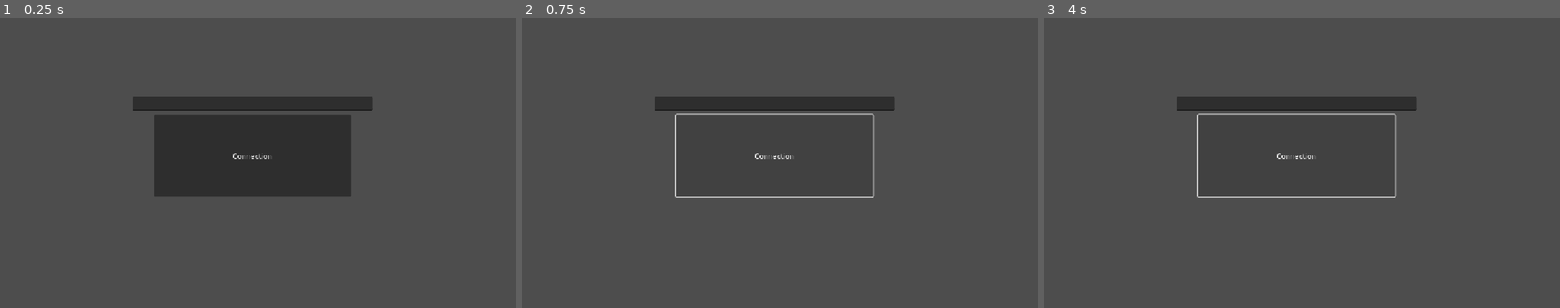
Above: before the commit, frames 1-3 (left to right).
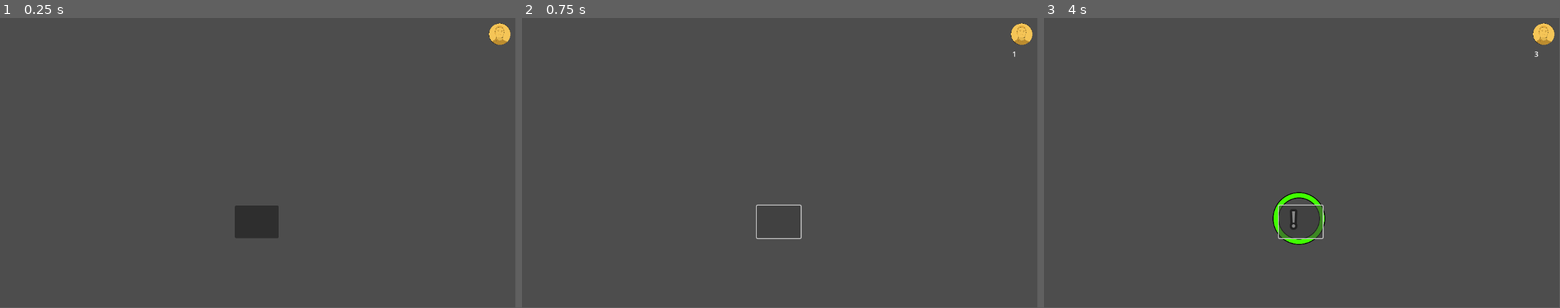
Above: after the commit, the same moments.

Repository: Jon-Anbuckle/EngineerSpaceGame
Game: Godot game, scene res://scene/quick_time.tscn
Two runs of this game, one before a commit and one after it. Both use one fixed random seed, a clock stepped at 60 frames per second and the inputs below. Before the commit the project starts from res://connection.tscn.
Inputs (mouse positions are in pixels of both pictures, inside the frame that each line leads up to; where the layout moved, square brackets give the same spot in the first picture):
- Up to frame 1 (0.25 s): no input
- Up to frame 2 (0.75 s): click (780, 221) [774, 157] at 0.5 s
- Up to frame 3 (4 s): click (1302, 221) [1296, 157] at 1.25 s; click (1302, 221) [1296, 157] at 2 s; tap Q at 2.85, 3.8 s; tap E at 3.05, 3.6 s
The window is 800x450 before the commit and 799x449 after it. Grey fills any space a smaller window leaves; there, only what the larger window draws over its background counts as a difference.

The runs differ from the first frame. In frame 1, 14% of the frame differs, in the area x 25-99%, y 1-76%; in frame 2, 3.3%; in frame 3, 3.9%.
Error before the commit: Trying to assign value of type 'Nil' to a variable of type 'String'. (res://client.gd:55)
Error after the commit: Invalid access to property or key 'position' on a base object of type 'Nil'. (res://script/quick_time.gd:24)

Commit message:
First upload (thomas)
First upload from thomas and the last one

Diff:
--- /dev/null
+++ b/::6ph1x.gdshader
@@ -0,0 +1,14 @@
+shader_type canvas_item;
+
+void vertex() {
+	// Called for every vertex the material is visible on.
+}
+
+void fragment() {
+	// Called for every pixel the material is visible on.
+}
+
+//void light() {
+//	// Called for every pixel for every light affecting the CanvasItem.
+//	// Uncomment to replace the default light processing function with this one.
+//}
--- a/project.godot
+++ b/project.godot
@@ -11,18 +11,6 @@
 [application]
 
 config/name="New Game Project"
-run/main_scene="uid://cswr7aui541aa"
+run/main_scene="uid://o715nfq0ecx8"
 config/features=PackedStringArray("4.5", "Forward Plus")
 config/icon="res://icon.svg"
-
-[autoload]
-
-global_client_TEngineer="*res://client.gd"
-
-[display]
-
-window/stretch/mode="canvas_items"
-
-[rendering]
-
-textures/canvas_textures/default_texture_filter=0
--- /dev/null
+++ b/qte.gd
@@ -0,0 +1,60 @@
+extends Control
+
+signal finished(success)
+
+@export var keyString: String = "!"
+@export var keyCode: Key = KEY_Q
+@export var eventDuration := 0.5
+@export var displayDuration := 0.5
+
+@onready var color_rect: ColorRect = %ColorRect
+@onready var key_label: Label = %Label
+@onready var success_label: Label = %Success_Label
+
+var tween = create_tween()
+var success = false
+
+func _ready() -> void:
+	print("DHAJND")
+	visible = true
+	add_to_group("QTE")
+	key_label.text = keyString
+
+	await _animation()
+
+	if not success:
+		hide()
+
+func _animation():
+	tween.tween_property(color_rect, "material:shader_parameter/;value" , 0, eventDuration)
+
+	await tween.finished
+
+func _input(event: InputEvent) -> void:
+	pass
+	#if Input.is_key_pressed(keyCode) and not success_label.visible:
+		#success_label.show()
+		#tween.kill()
+		#success = true
+
+		#await get_tree().create_timer(displayDuration).timeout
+
+		#hide()
+
+
+func _on_button_button_down() -> void:
+	if not success_label.visible:
+		success_label.show()
+		tween.kill()
+		success = true
+
+		await get_tree().create_timer(displayDuration).timeout
+
+		hide()
+	pass # Replace with function body.
+
+func _on_button_pressed()-> void:
+	#QTEINT.position.x = randi_range(0,200)
+	#$Button.position.x = QTEINT.position.x
+	#$Button.position.y = QTEINT.position.y
+	pass
--- /dev/null
+++ b/qte_scene.gd
@@ -0,0 +1,41 @@
+extends Control
+
+@onready var timer: Timer = $Timer
+
+const QTE = preload("res://scene/qte.tscn")
+
+#var keyList = [
+	#{"keyString": "Q", "keyCode": KEY_Q},"
+	#{"keyString": "E", "keyCode": KEY_E},"
+	#{"keyString": "E", "keyCode": KEY_E},"
+	#{"keyString": "Q", "keyCode": KEY_Q},"
+	#{"keyString": "Q", "keyCode": KEY_E},
+	#{"keyString": "E", "keyCode": KEY_E},
+	#{"keyString": "E", "keyCode": KEY_E},
+#	{"keyString": "Q", "keyCode": KEY_Q},
+#]
+
+var count = 0
+var keyPressedList = []
+
+
+func _on_timer_timeout() -> void:
+	#if count == keyList():
+		#timer.stop()
+		#return
+
+	var keyNode = QTE.instantiate()
+	keyNode.finished.connect(_on_key_finished)
+	#keyNode.keyCode = keyList[count].keycode
+	#keyNode.keyString = keyList[count].keyString
+
+	add_child(keyNode)
+
+	count += 1
+
+func _on_key_finished(keySucess):
+	print("KDJAKDKJA")
+	keyPressedList.append(keySucess)
+	get_parent().currency = get_parent().currency + 1
+	get_parent().currency_text.text = "{0}".format([get_parent().currency])
+	get_parent().QTE_STATE = false
--- /dev/null
+++ b/qte_scene.tscn
@@ -0,0 +1,15 @@
+[gd_scene load_steps=2 format=3 uid="uid://cdhvxpixt5pmv"]
+
+[ext_resource type="Script" uid="uid://dtoh32eid3jiy" path="res://qte_scene.gd" id="1_3flok"]
+
+[node name="QteScene" type="Control"]
+layout_mode = 3
+anchors_preset = 15
+anchor_right = 1.0
+anchor_bottom = 1.0
+grow_horizontal = 2
+grow_vertical = 2
+script = ExtResource("1_3flok")
+
+[node name="Timer" type="Timer" parent="."]
+autostart = true
--- /dev/null
+++ b/scene/coin.tscn
@@ -0,0 +1,19 @@
+[gd_scene load_steps=4 format=3 uid="uid://bukgnhyimuo2t"]
+
+[ext_resource type="Script" uid="uid://bm00ylvmrjte2" path="res://script/coin.gd" id="1_w0hy4"]
+[ext_resource type="Texture2D" uid="uid://dbjko8xgr5ko7" path="res://Assets/Screenshot 2025-11-11 at 1.11.17 pm.png" id="2_06lgf"]
+
+[sub_resource type="CircleShape2D" id="CircleShape2D_orvri"]
+
+[node name="coin" type="Area2D" groups=["Kirk_coin"]]
+script = ExtResource("1_w0hy4")
+
+[node name="CollisionShape2D" type="CollisionShape2D" parent="."]
+shape = SubResource("CircleShape2D_orvri")
+
+[node name="Sprite2D" type="Sprite2D" parent="."]
+position = Vector2(9.536743e-07, 0)
+scale = Vector2(0.04818182, 0.04818181)
+texture = ExtResource("2_06lgf")
+
+[connection signal="area_entered" from="." to="." method="_on_area_entered"]
--- /dev/null
+++ b/scene/qte.tscn
@@ -0,0 +1,154 @@
+[gd_scene load_steps=4 format=3 uid="uid://t4k7486yxq2u"]
+
+[ext_resource type="Script" uid="uid://grpcmm5pblfu" path="res://qte.gd" id="1_0aa5o"]
+
+[sub_resource type="Shader" id="Shader_utyyg"]
+code = "shader_type canvas_item;
+
+// RADIAL PROGRESSBAR BY PENGGRIN (<https://github.com/penggrin12>)
+// (INTENDED FOR A HEALTH BAR)
+
+// ORIGINAL SHADER: https://www.shadertoy.com/view/WdcGRM
+// BY <https://www.shadertoy.com/user/calx>
+
+#define TWO_PI 6.28318530718
+
+uniform vec3 first_color: source_color = vec3(1.0);
+uniform vec3 second_color: source_color = vec3(1.0);
+uniform vec3 third_color: source_color = vec3(1.0);
+uniform vec3 outline_color: source_color = vec3(0.0);
+uniform vec3 unfilled_color: source_color = vec3(0.443);
+uniform float value: hint_range(0.0, 1.0, 0.01) = 1.0;
+
+uniform float smooth_ = 0.005;
+uniform float width_in = 0.85;
+uniform float width_out = 0.95;
+uniform float border_width = 0.03;
+
+vec4 radial_progress(vec2 UV_, float VAL, float SMOOTH, float IR, float OR)
+{
+	vec2 uv = (UV_ * 2.0) - 1.0;
+	vec2 origin = vec2(0.0, 0.0);
+
+	float ir = IR;
+	float or = OR;
+	float d = length(uv);
+	float ring = smoothstep(or + SMOOTH, or - SMOOTH, d) - smoothstep(ir + SMOOTH, ir - SMOOTH, d);
+	float a = atan(uv.y - origin.y, uv.x - origin.x);
+	float theta = (a < 0.0) ? (a + TWO_PI) / TWO_PI : a / TWO_PI;
+	float bar = step(theta, VAL);
+	float ui = ring * bar;
+
+	vec4 colour = vec4(ui);
+
+	return colour;
+}
+
+void fragment()
+{
+	vec3 innerColor;
+
+	if (value >0.6)
+		innerColor = first_color;
+	else if (value > 0.3)
+		innerColor = second_color;
+	else
+		innerColor = third_color;
+
+	vec4 primary = vec4(innerColor, 1.0) * radial_progress(UV, value, smooth_, width_in, width_out);
+	vec4 outline = vec4(outline_color, 1.0) * radial_progress(UV, 100, smooth_, width_in - border_width, width_out + border_width);
+
+	vec4 unfilled = vec4(unfilled_color, 1.0) * radial_progress(UV, 100, smooth_, width_in, width_out);
+
+	if (primary != vec4(0.0, 0.0, 0.0, 0.0))
+		unfilled = vec4(0.0, 0.0, 0.0, 0.0);
+
+	COLOR = primary + (unfilled + outline);
+}"
+
+[sub_resource type="ShaderMaterial" id="ShaderMaterial_1qryj"]
+shader = SubResource("Shader_utyyg")
+shader_parameter/first_color = Color(0.25490198, 1, 0, 1)
+shader_parameter/second_color = Color(0.78039217, 0.7882353, 0, 1)
+shader_parameter/third_color = Color(0.8669104, 2.189949e-06, 1.0588765e-06, 1)
+shader_parameter/outline_color = Color(0, 0, 0, 1)
+shader_parameter/unfilled_color = Color(0.443, 0.443, 0.443, 1)
+shader_parameter/value = 1.0
+shader_parameter/smooth_ = 0.005
+shader_parameter/width_in = 0.78
+shader_parameter/width_out = 0.95
+shader_parameter/border_width = 0.03
+
+[node name="Qte" type="Control"]
+layout_mode = 3
+anchors_preset = 15
+anchor_right = 1.0
+anchor_bottom = 1.0
+grow_horizontal = 2
+grow_vertical = 2
+script = ExtResource("1_0aa5o")
+
+[node name="ColorRect" type="ColorRect" parent="."]
+unique_name_in_owner = true
+material = SubResource("ShaderMaterial_1qryj")
+layout_mode = 1
+anchors_preset = 8
+anchor_left = 0.5
+anchor_top = 0.5
+anchor_right = 0.5
+anchor_bottom = 0.5
+offset_left = -63.0
+offset_top = -62.0
+offset_right = 57.0
+offset_bottom = 58.0
+grow_horizontal = 2
+grow_vertical = 2
+
+[node name="Label" type="Label" parent="ColorRect"]
+unique_name_in_owner = true
+layout_mode = 1
+anchors_preset = 8
+anchor_left = 0.5
+anchor_top = 0.5
+anchor_right = 0.5
+anchor_bottom = 0.5
+offset_left = -19.5
+offset_top = -34.5
+offset_right = 19.5
+offset_bottom = 34.5
+grow_horizontal = 2
+grow_vertical = 2
+theme_override_constants/outline_size = 20
+theme_override_font_sizes/font_size = 50
+text = "N"
+
+[node name="Success_Label" type="Label" parent="ColorRect"]
+unique_name_in_owner = true
+visible = false
+layout_mode = 1
+anchors_preset = 8
+anchor_left = 0.5
+anchor_top = 0.5
+anchor_right = 0.5
+anchor_bottom = 0.5
+offset_left = -75.0
+offset_top = 46.0
+offset_right = 83.0
+offset_bottom = 115.0
+grow_horizontal = 2
+grow_vertical = 2
+rotation = -0.43633232
+theme_override_constants/outline_size = 20
+theme_override_font_sizes/font_size = 50
+text = "sucess"
+
+[node name="Button" type="Button" parent="."]
+layout_mode = 0
+offset_left = 512.0
+offset_top = 261.0
+offset_right = 633.0
+offset_bottom = 382.0
+flat = true
+
+[connection signal="button_down" from="Button" to="." method="_on_button_button_down"]
+[connection signal="pressed" from="Button" to="." method="_on_button_pressed"]
--- /dev/null
+++ b/scene/quick_time.tscn
@@ -0,0 +1,27 @@
+[gd_scene load_steps=3 format=3 uid="uid://o715nfq0ecx8"]
+
+[ext_resource type="Script" uid="uid://dh1gcrlsdynmb" path="res://script/quick_time.gd" id="1_w3tp1"]
+[ext_resource type="PackedScene" uid="uid://bukgnhyimuo2t" path="res://scene/coin.tscn" id="2_8jecs"]
+
+[node name="QuickTime" type="Node2D"]
+position = Vector2(573, 451)
+script = ExtResource("1_w3tp1")
+
+[node name="CanvasLayer" type="CanvasLayer" parent="."]
+
+[node name="Button" type="Button" parent="CanvasLayer"]
+offset_left = 525.0
+offset_top = 420.0
+offset_right = 623.0
+offset_bottom = 493.0
+
+[node name="coin" parent="CanvasLayer" instance=ExtResource("2_8jecs")]
+position = Vector2(1118, 37)
+
+[node name="Label" type="Label" parent="CanvasLayer/coin"]
+offset_left = -22.0
+offset_top = 32.0
+offset_right = 18.0
+offset_bottom = 55.0
+
+[connection signal="pressed" from="CanvasLayer/Button" to="." method="_on_button_pressed"]
--- /dev/null
+++ b/script/coin.gd
@@ -0,0 +1,4 @@
+extends Area2D
+
+func _on_area_entered(area: Area2D) -> void:
+	queue_free()
--- /dev/null
+++ b/script/quick_time.gd
@@ -0,0 +1,27 @@
+extends Node2D
+
+@onready var currency = 0
+@onready var currency_text = $CanvasLayer/coin/Label
+var QTE = load("res://scene/qte.tscn")
+var QTEINT
+var QTESTATE = false
+var num
+
+func _ready() -> void:
+	while QTESTATE == false:
+		await get_tree().create_timer(1.0).timeout
+		num = randi_range(1, 4)
+		print(num)
+		if num == 3:
+			QTEINT = QTE.instantiate()
+			add_child(QTEINT)
+			QTESTATE = true
+	pass
+
+func _on_button_pressed() -> void:
+	currency = currency + 1
+	currency_text.text = "{0}".format([currency])
+	QTEINT.position.x = randi_range(0,200)
+	QTEINT.position.y = randi_range(0,200)
+	$CanvasLayer/Button.position.x = QTEINT.position.x + 520
+	$CanvasLayer/Button.position.y = QTEINT.position.y + 420
Not shown, added: ::6ph1x.gdshader.uid
Binary file added: Assets/Screenshot 2025-11-11 at 1.11.17 pm.png
Not shown, added: Assets/Screenshot 2025-11-11 at 1.11.17 pm.png.import
Binary file added: Assets/Screenshot 2025-11-17 at 12.02.19 pm.png
Not shown, added: Assets/Screenshot 2025-11-17 at 12.02.19 pm.png.import
Not shown, added: qte.gd.uid
Not shown, added: qte_scene.gd.uid
Not shown, added: script/coin.gd.uid
Not shown, added: script/quick_time.gd.uid
Not shown, added: .DS_Store
Not shown, added: Assets/.DS_Store
